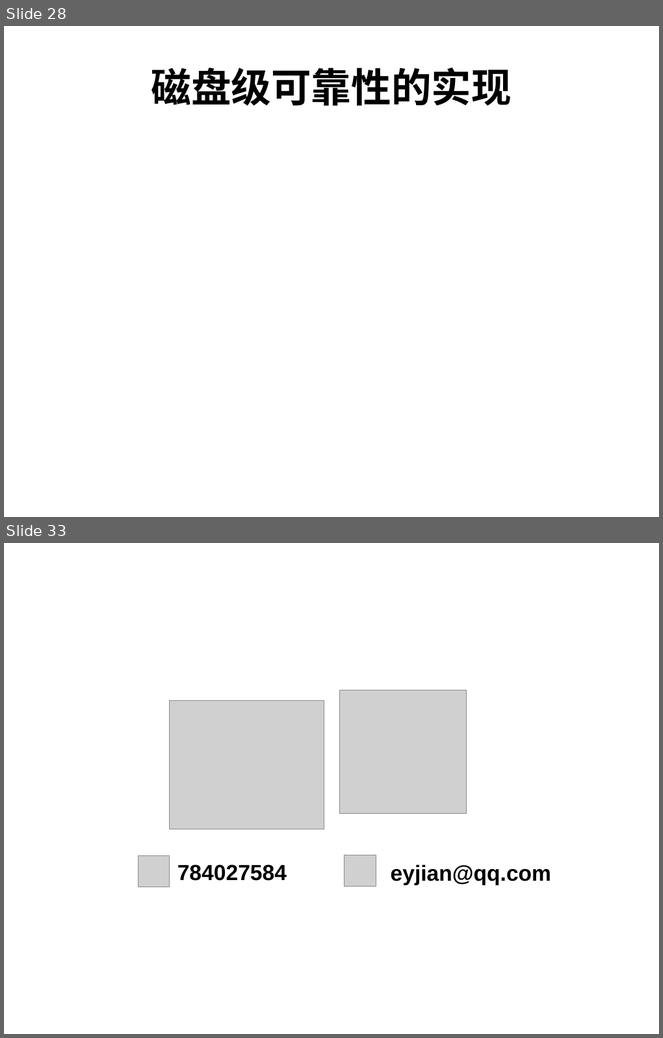
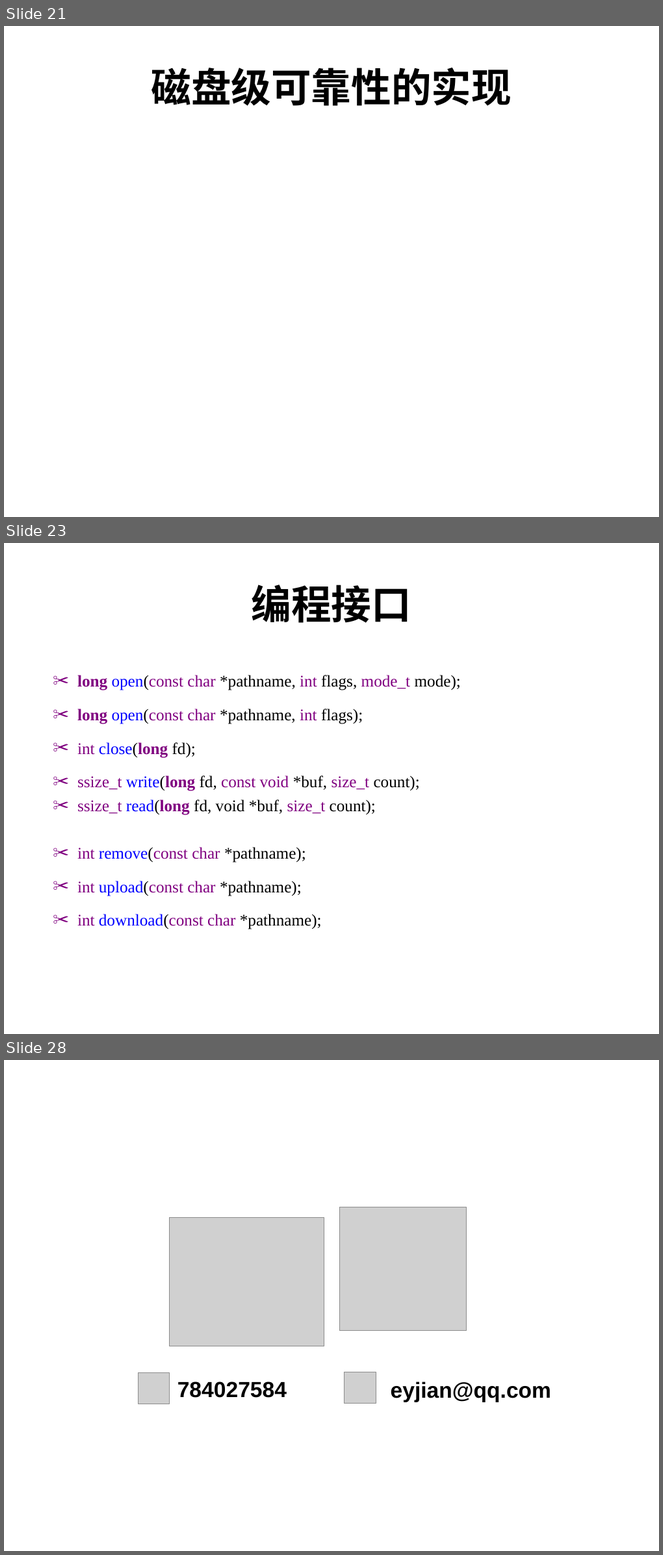
Before and after one commit to shtzr840329/mooon, a slide deck: applications/lightfs/doc/lightFS-牺牲强一致性获得超高可用性和可靠性的磁盘级轻量分布式文件系统.ppt. Shown one above the other, each under a label of ours: slides 28 and 33 before the commit, slides 21, 23 and 28 after it; the slides between them are not shown. The pictures are 663x1038 and 663x1555 pixels, drawn with LibreOffice and Linux fonts; fonts in the diff are those of the drawing; grey boxes stand for pictures. Boxes give left, top, right and bottom in pixels: in the first picture for what was removed or moved away, otherwise in the second. Text is boxed around its words. In the diff, an @@ line names an element or a change of style, - is before the commit and + after.

```diff
--- a/applications/lightfs/doc/lightFS-牺牲强一致性获得超高可用性和可靠性的磁盘级轻量分布式文件系统.ppt
+++ b/applications/lightfs/doc/lightFS-牺牲强一致性获得超高可用性和可靠性的磁盘级轻量分布式文件系统.ppt
@@ slide 23 added at [4, 543, 659, 1034], background #FFFFFF @@
@@ title added at [252, 585, 412, 623], 44 pt, text #000000, bold @@
+编程接口
@@ text added at [77, 675, 461, 930], 18 pt, text #800080 @@
+✂ long open(const char *pathname, int flags, mode_t mode);
+✂ long open(const char *pathname, int flags);
+✂ int close(long fd);
+✂ ssize_t write(long fd, const void *buf, size_t count);
+✂ ssize_t read(long fd, void *buf, size_t count);
+✂ int remove(const char *pathname);
+✂ int upload(const char *pathname);
+✂ int download(const char *pathname);
@@ what was slide 28 is now slide 21 @@
@@ what was slide 33 is now slide 28 @@
```
Also in this commit, not shown: 11 slides changed, 9 other slides added, 15 slides removed.
